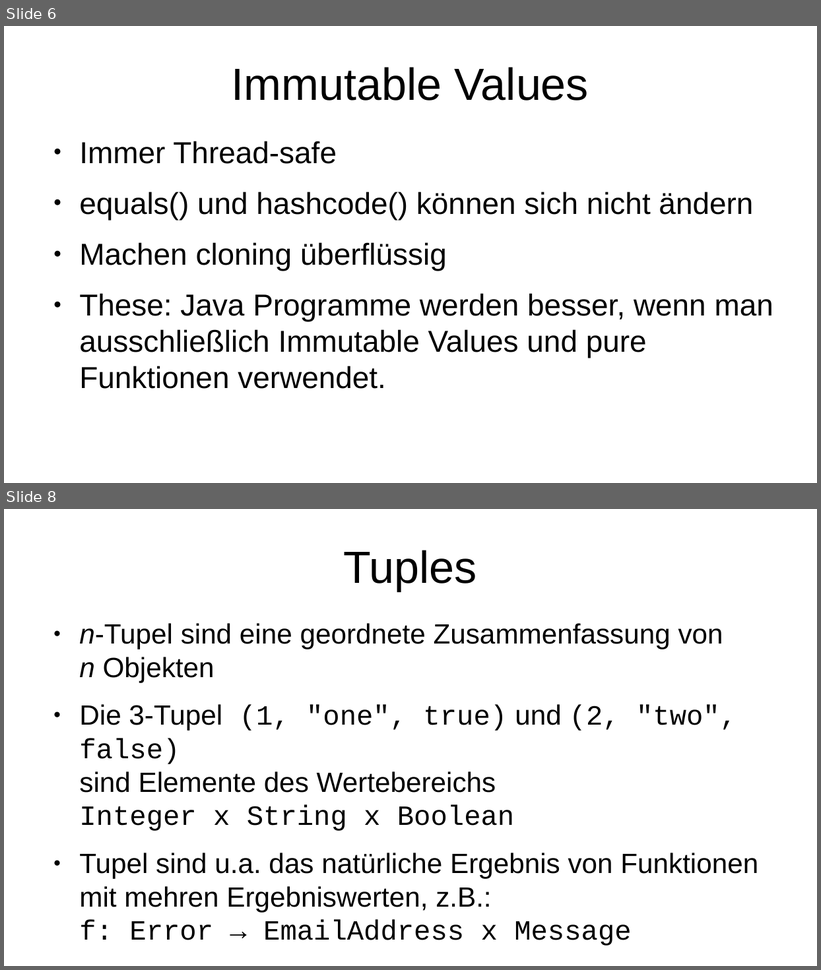
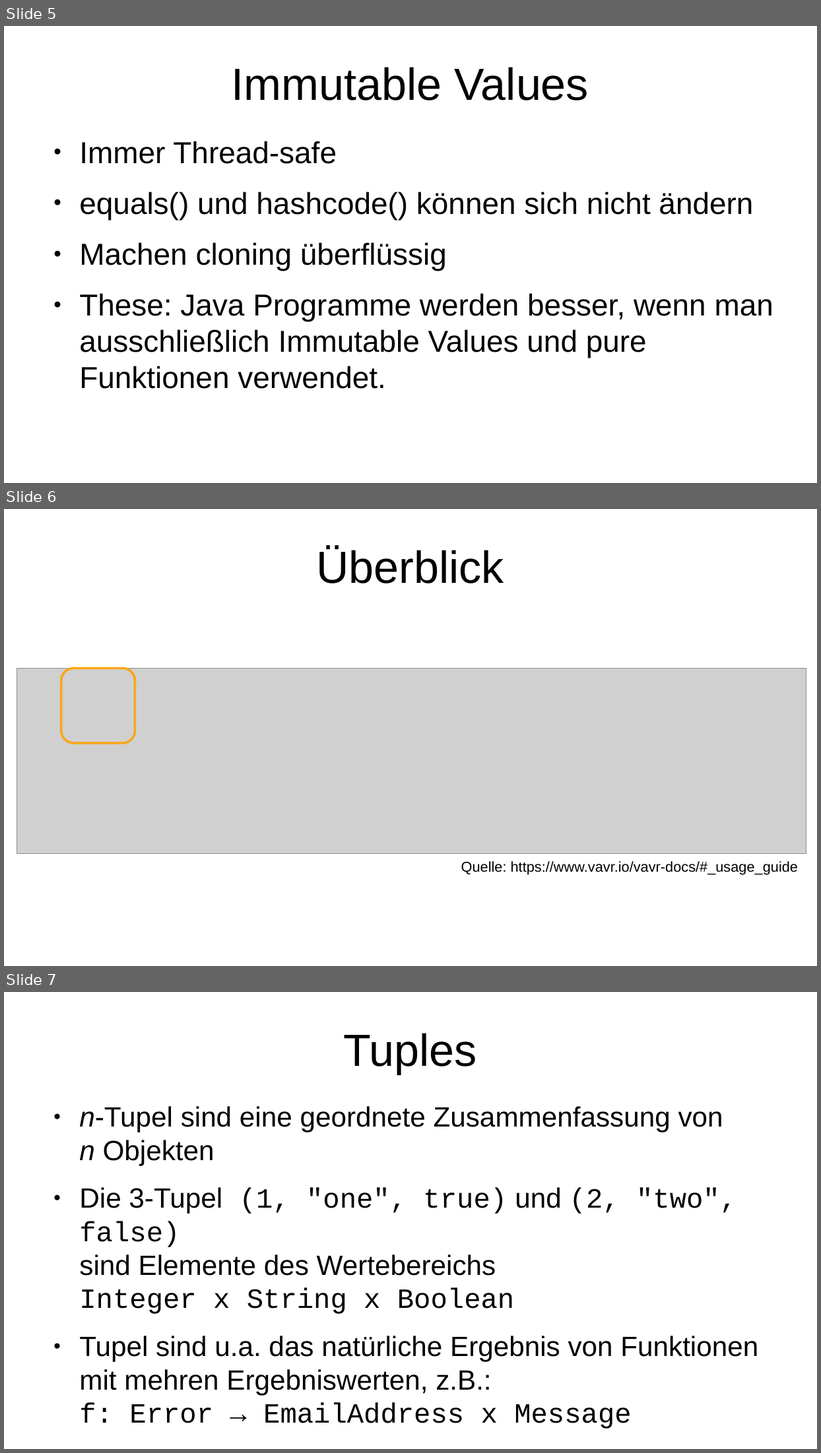
Before and after one commit to p3et/vavr-demo, a slide deck: coffee talk.odp. Shown one above the other, each under a label of ours: slides 6 and 8 before the commit, slides 5, 6 and 7 after it; the slides between them are not shown. The pictures are 821x970 and 821x1453 pixels, drawn with LibreOffice and Linux fonts; fonts in the diff are those of the drawing; grey boxes stand for pictures. Boxes give left, top, right and bottom in pixels: in the first picture for what was removed or moved away, otherwise in the second. Text is boxed around its words. In the diff, an @@ line names an element or a change of style, - is before the commit and + after.

```diff
--- a/coffee talk.odp
+++ b/coffee talk.odp
@@ slide 6 added at [4,509,817,966], background #FFFFFF @@
@@ title added at [316,547,504,584], 44 pt, text #000000 @@
+Überblick
@@ picture added at [17,668,807,854] @@
@@ freeform shape added at [61,668,135,744], outline #FAA61A 2.3 pt @@
@@ text added at [461,861,798,875], 14 pt, text #000000 @@
+Quelle: https://www.vavr.io/vavr-docs/#_usage_guide
@@ what was slide 6 is now slide 5 @@
@@ what was slide 8 is now slide 7 @@
```
Also in this commit, not shown: 1 slide changed, 6 other slides added, 4 slides removed.
